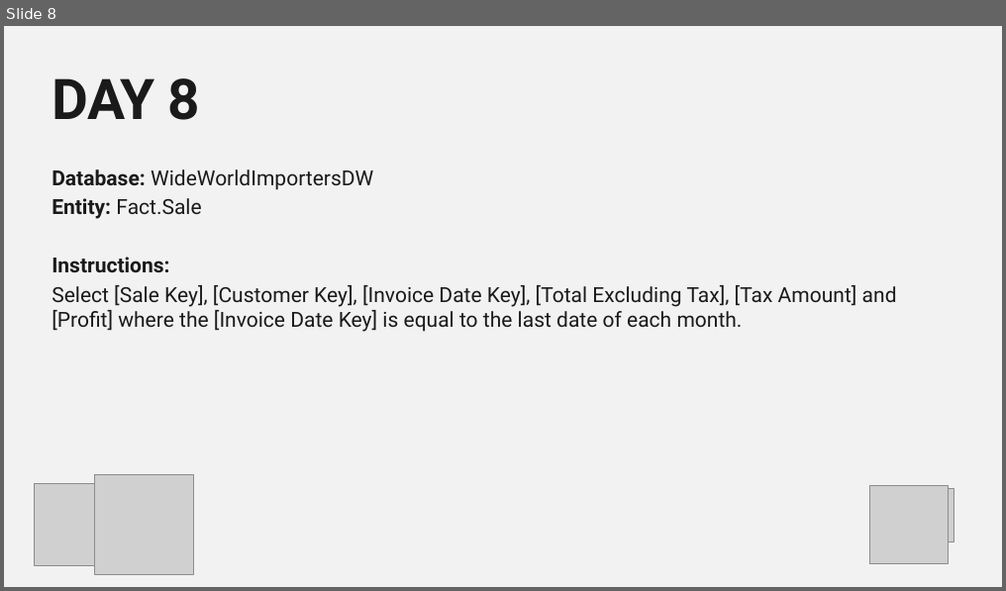
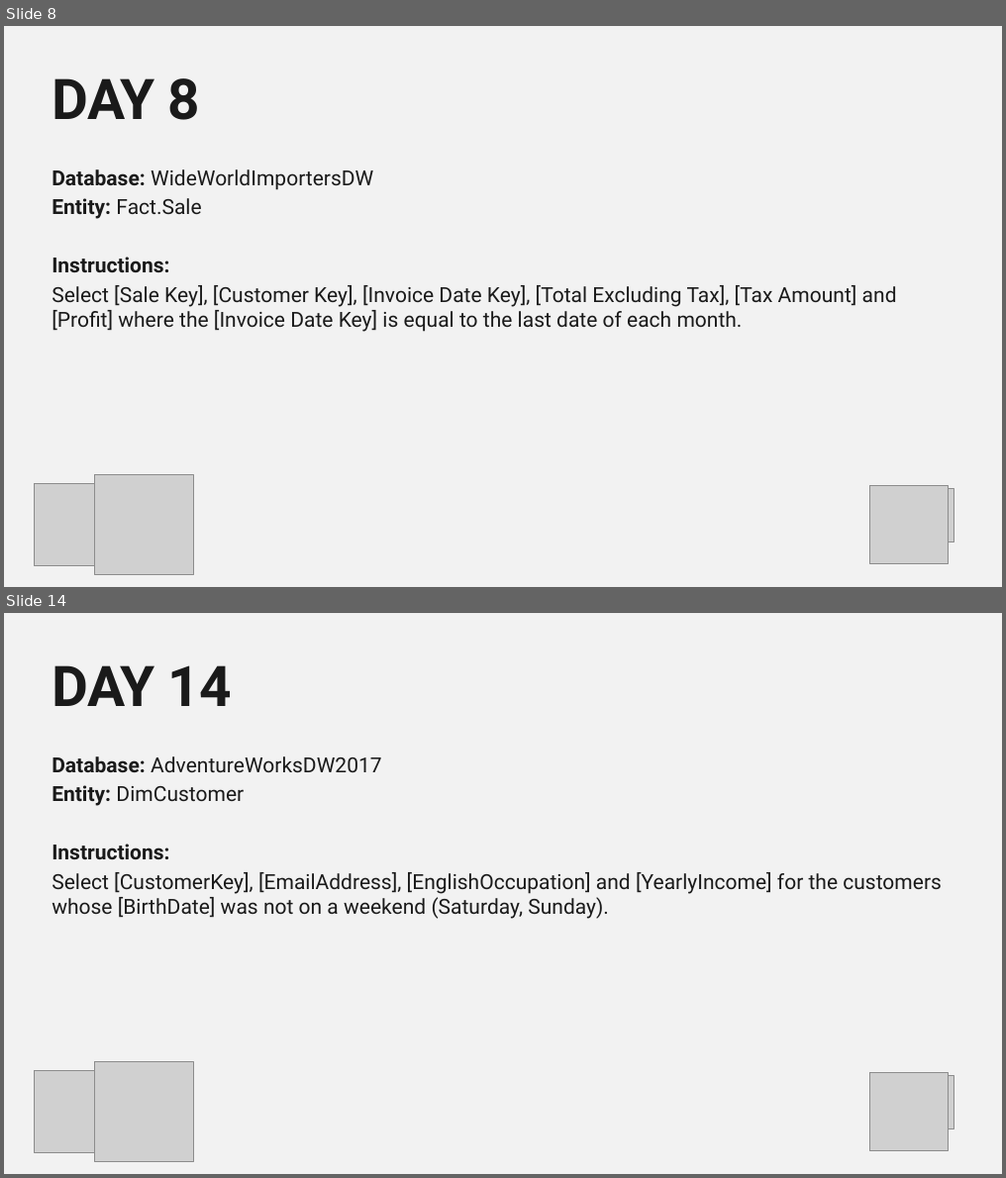
Before and after one commit to itsnotaboutthecell/powerquerym, a slide deck: #30DQUERY/Challengers Master.pptx. Shown one above the other, each under a label of ours: slide 8 before the commit, slides 8 and 14 after it; the slides between them are not shown. The pictures are 1006x591 and 1006x1178 pixels, drawn with LibreOffice and Linux fonts; fonts in the diff are those of the drawing; grey boxes stand for pictures; background and template pictures are left out. Boxes give left, top, right and bottom in pixels: in the first picture for what was removed or moved away, otherwise in the second. Text is boxed around its words. In the diff, an @@ line names an element or a change of style, - is before the commit and + after.

```diff
--- a/#30DQUERY/Challengers Master.pptx
+++ b/#30DQUERY/Challengers Master.pptx
@@ slide 14 added at (x1=4, y1=613, x2=1002, y2=1174), background #F2F2F2 @@
@@ title added at (x1=53, y1=665, x2=232, y2=706), 54 pt, text #1A1A1A, bold @@
+DAY 14
@@ text added at (x1=52, y1=757, x2=942, y2=919), 20 pt, text #1A1A1A @@
+Database: AdventureWorksDW2017
+Entity: DimCustomer
+Instructions:
+Select [CustomerKey], [EmailAddress], [EnglishOccupation] and [YearlyIncome] for the customers whose [BirthDate] was not on a weekend (Saturday, Sunday).
@@ picture added at (x1=34, y1=1071, x2=116, y2=1154) @@
@@ picture added at (x1=94, y1=1062, x2=193, y2=1161) @@
@@ picture added at (x1=870, y1=1072, x2=948, y2=1151) @@
@@ picture added at (x1=924, y1=1075, x2=954, y2=1130) @@
```
Also in this commit, not shown: 11 other slides added.
